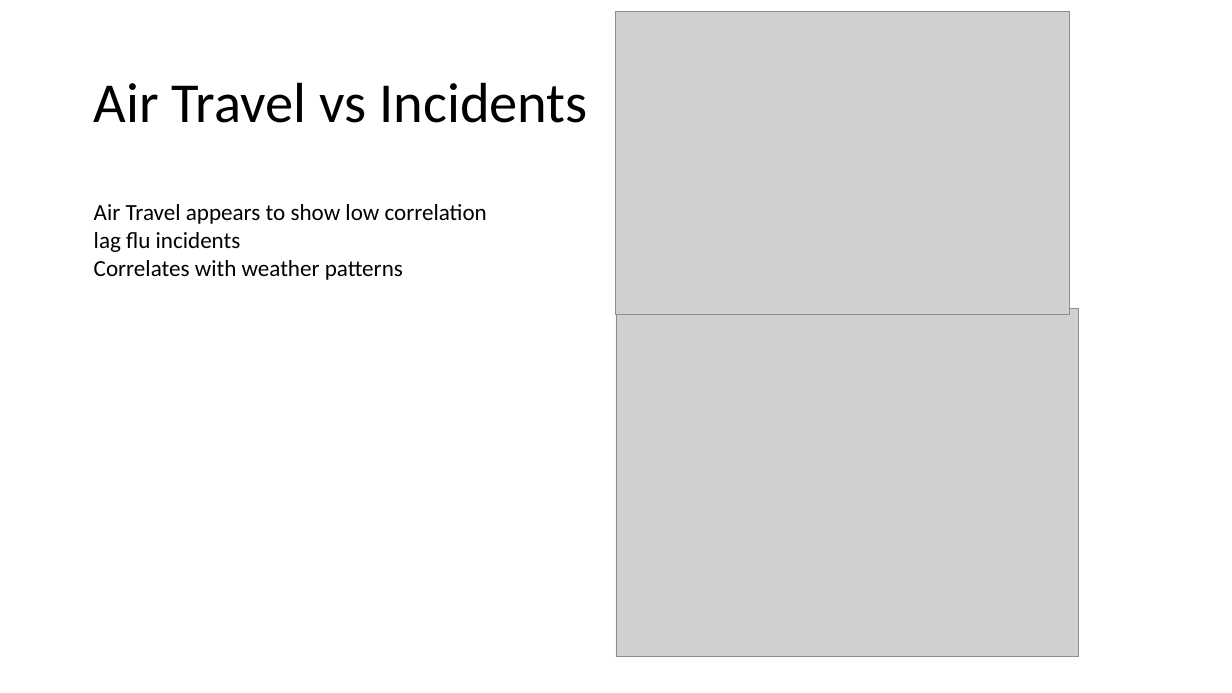
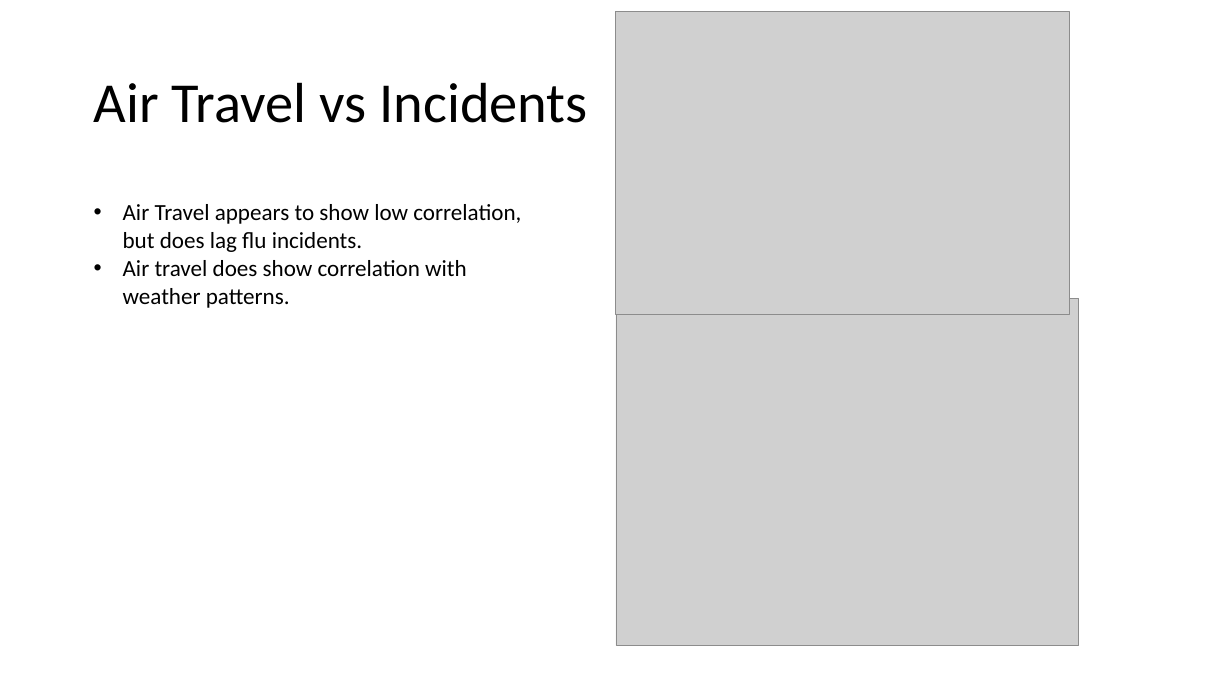
Before and after one commit to giolee88/FluTracker, a slide deck: slide 9 of Slide-Shows/Flu Tracker.pptx. Drawn at 1232x693 pixels with LibreOffice and Linux fonts; fonts in the diff are those of the drawing; grey boxes stand for pictures. Boxes give left, top, right and bottom in pixels: in the first picture for what was removed or moved away, otherwise in the second. Text is boxed around its words. In the diff, an @@ line names an element or a change of style, - is before the commit and + after.

```diff
--- a/Slide-Shows/Flu Tracker.pptx
+++ b/Slide-Shows/Flu Tracker.pptx
@@ text at box(123, 204, 521, 308): text changed @@
-Air Travel appears to show low correlation
-lag flu incidents
-Correlates with weather patterns
+• Air Travel appears to show low correlation, but does lag flu incidents.
+• Air travel does show correlation with weather patterns.
@@ picture: place and size @@
-picture at box(616, 309, 1080, 656)
+picture at box(616, 299, 1080, 646)
```
Also in this commit, not shown: 10 other slides changed.
